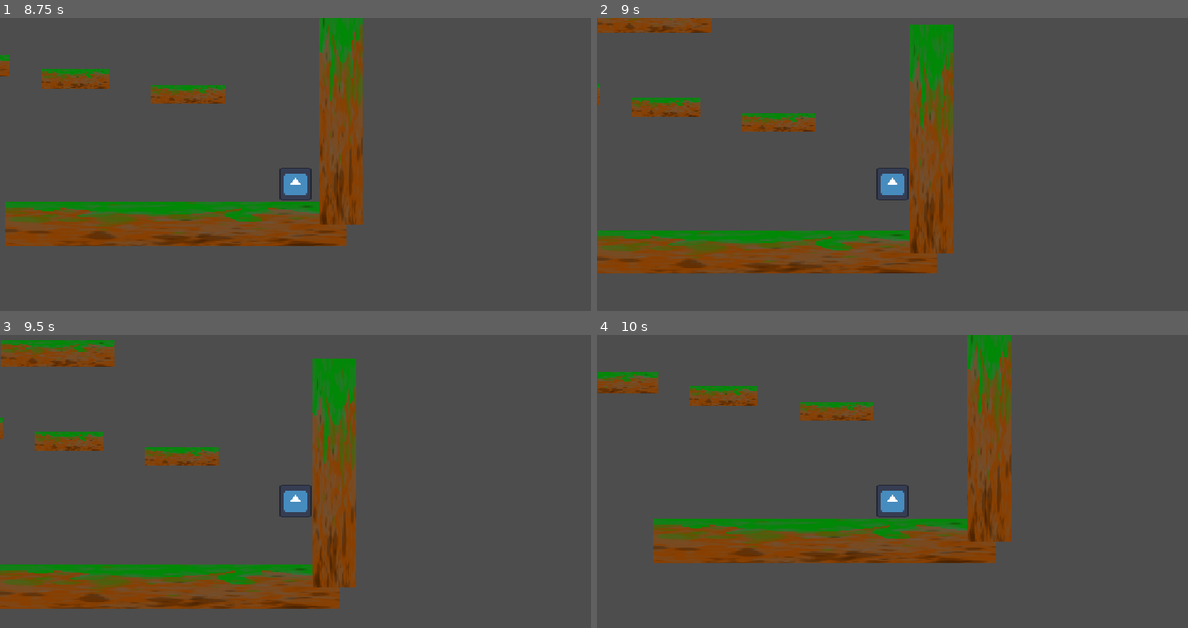
Above: before the commit, frames 1-4 (two rows, left to right).
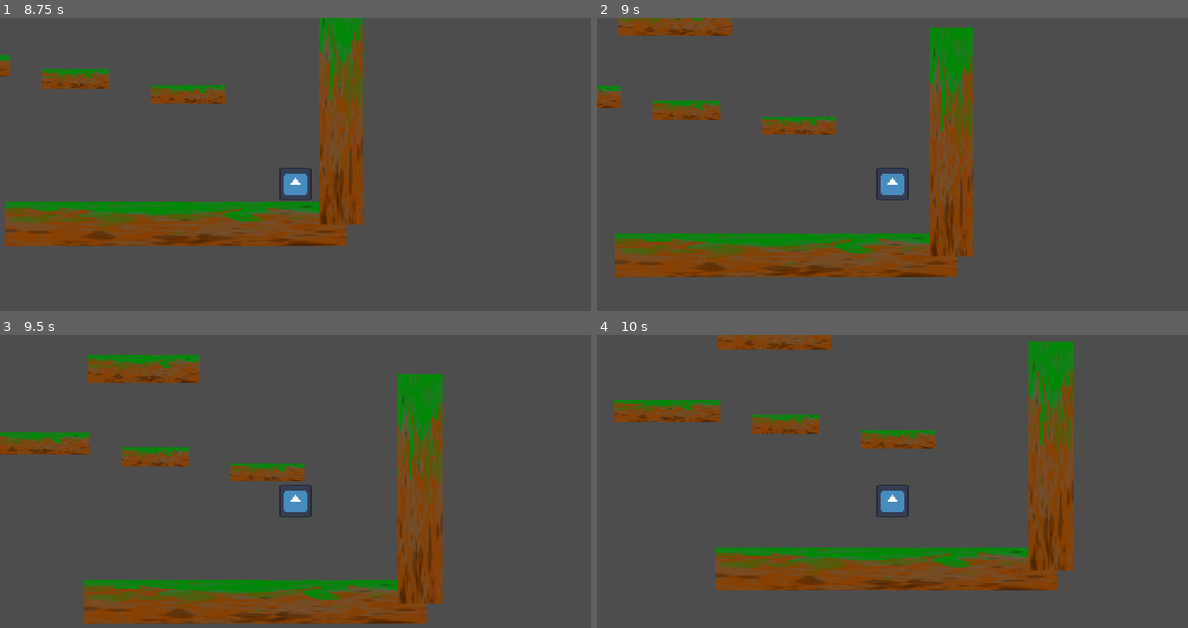
Above: after the commit, the same moments.

Repository: Guyiy1324/Jumpe-r-r-r-r-r-r-r-r
Game: Godot game, scene res://Scenes/map.tscn
The game is run twice, just before and just after one commit, with the same random seed, the same clock (stepped at 60 frames per second) and the same inputs. This scene is started directly instead of the project's main scene. The engine's default icon, where the game draws it, is replaced by a stand-in: a white triangle on a blue panel in a dark square.
Inputs:
- Up to frame 1 (8.75 s): tap Enter (ui_accept) at 0.5, 0.6, 0.77, 1.07, 1.35, 1.52, 1.82, 2.1, 2.85, 3.02, 3.32, 3.6, 3.77, 4.07, 4.35, 4.52, 4.82, 5.1, 5.85, 6.02, 6.32, 6.6, 6.77, 7.07, 7.35, 7.52, 7.82, 8.1 s; hold Right (ui_right) 0.53-2.03 s; hold Left (ui_left) 2.03-2.78 s; hold Right (ui_right) 2.78-4.28 s; hold Left (ui_left) 4.28-5.03 s; hold Right (ui_right) 5.03-5.78 s; hold Left (ui_left) 5.78-7.28 s; hold Right (ui_right) from 7.28 s (still down)
- Up to frame 2 (9 s): keep holding Right (ui_right); tap Enter (ui_accept) at 8.85 s
- Up to frame 3 (9.5 s): keep holding Right (ui_right); tap Enter (ui_accept) at 9.02, 9.32 s
- Up to frame 4 (10 s): release Right (ui_right) at 9.53 s; hold Left (ui_left) from 9.53 s (still down); tap Enter (ui_accept) at 9.6, 9.77 s

Frame 1 is identical in both runs. In frame 2, 14% of the frame differs, in the area x 0-64%, y 0-89%; in frame 3, 29%; in frame 4, 31%, in the area x 0-81%, y 0-88%.

Commit message:
movement techy

Diff:
--- a/jump-e-r/Scripts/player.gd
+++ /dev/null
@@ -1,27 +0,0 @@
-extends CharacterBody2D
-
-
-const SPEED = 500.0
-const JUMP_VELOCITY = -600.0
-
-
-func _physics_process(delta: float) -> void:
-	# Add the gravity.
-
-
-	if not is_on_floor():
-		velocity += get_gravity() * delta
-
-	# Handle jump.
-	if is_on_floor():
-			velocity.y = JUMP_VELOCITY
-
-	# Get the input direction and handle the movement/deceleration.
-	# As good practice, you should replace UI actions with custom gameplay actions.
-	var direction := Input.get_axis("ui_left", "ui_right")
-	if direction:
-		velocity.x = direction * SPEED
-	else:
-		velocity.x = move_toward(velocity.x, 0, SPEED)
-
-	move_and_slide()
--- a/jump-e-r/Scripts/player.tres.gd
+++ b/jump-e-r/Scripts/player.tres.gd
@@ -1,27 +1,50 @@
 extends CharacterBody2D
 
 @onready var audio_stream_player: AudioStreamPlayer = $AudioStreamPlayer
-const SPEED = 500.0
-const JUMP_VELOCITY = -600.0
+
+const SPEED: float = 500.0
+const JUMP_VELOCITY: float = -600.0
+const WALL_REBOUND_SPEED: float = 700.0
+
+const WALL_REBOUND_DECELERATION: float = 500.0
+
+var wall_rebounding: bool = false
 
 
 func _physics_process(delta: float) -> void:
-	# Add the gravity.
-
 	if not is_on_floor():
 		velocity += get_gravity() * delta
-
-	# Handle jump.
 	if is_on_floor():
-			audio_stream_player.play()
-			velocity.y = JUMP_VELOCITY
-
-	# Get the input direction and handle the movement/deceleration.
-	# As good practice, you should replace UI actions with custom gameplay actions.
-	var direction := Input.get_axis("ui_left", "ui_right")
-	if direction:
-		velocity.x = direction * SPEED
+		wall_rebounding = false
+		velocity.y = JUMP_VELOCITY
+		audio_stream_player.play()
+	var direction: float = Input.get_axis("ui_left", "ui_right")
+	if wall_rebounding:
+		velocity.x = move_toward(
+			velocity.x,
+			0.0,
+			WALL_REBOUND_DECELERATION * delta
+		)
+		if is_zero_approx(velocity.x):
+			velocity.x = 0.0
+			wall_rebounding = false
 	else:
-		velocity.x = move_toward(velocity.x, 0, SPEED)
-
+		if direction != 0.0:
+			velocity.x = direction * SPEED
+		else:
+			velocity.x = move_toward(
+				velocity.x,
+				0.0,
+				SPEED * delta
+			)
 	move_and_slide()
+	if (
+		Input.is_action_just_pressed("ui_accept")
+		and is_on_wall()
+		and not is_on_floor()
+	):
+		var wall_normal: Vector2 = get_wall_normal()
+		velocity.y = JUMP_VELOCITY
+		velocity.x = wall_normal.x * WALL_REBOUND_SPEED
+		wall_rebounding = true
+		audio_stream_player.play()
Not shown, removed: jump-e-r/Scripts/player.gd.uid
